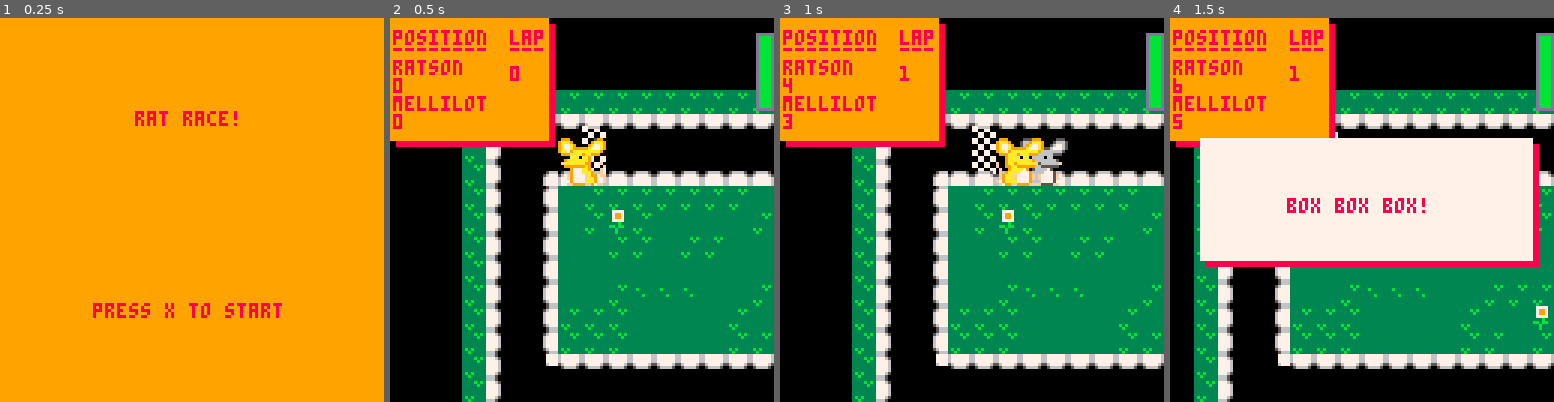
Above: before the commit, frames 1-4 (left to right).
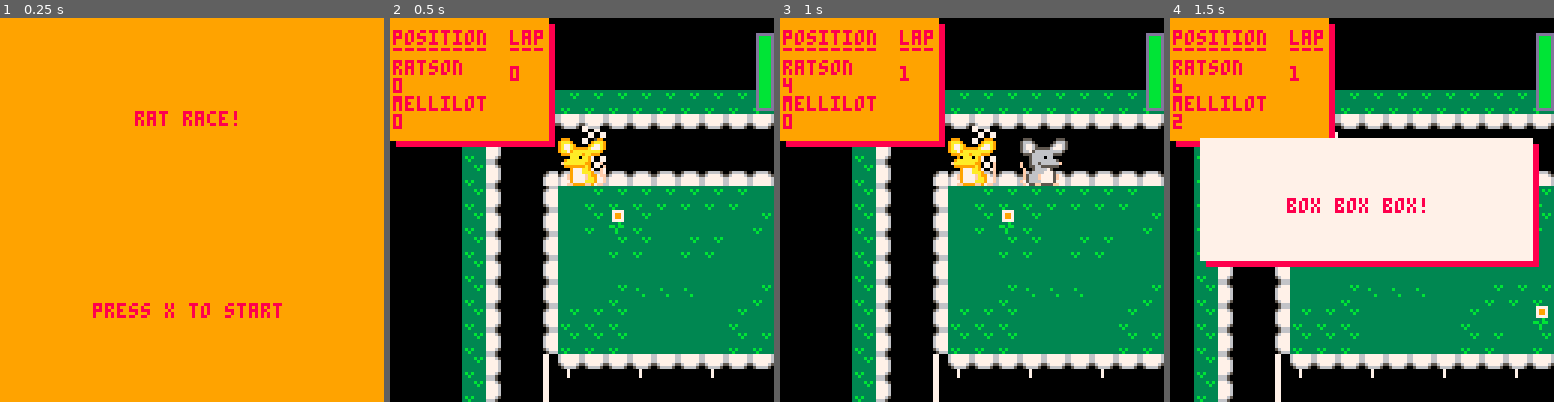
Above: after the commit, the same moments.

Repository: mmckendry/GrandPrixP8
Game: PICO-8 cartridge grandprix.p8
Two runs of this game, one before a commit and one after it. Both use one fixed random seed, a clock stepped at 60 frames per second and the inputs below.
Inputs:
- Up to frame 1 (0.25 s): no input
- Up to frame 2 (0.5 s): tap X (X key) at 0.33 s
- Up to frame 3 (1 s): tap O (Z key) at 0.7 s
- Up to frame 4 (1.5 s): tap X (X key) at 1.07 s

Frame 1 is identical in both runs. In frame 2, 0.3% of the frame differs, in the area x 39-85%, y 87-100%; in frame 3, 2.4%, in the area x 0-85%, y 25-100%; in frame 4, 0.3%.

Commit message:
add configurable speed for entities

Diff:
--- a/grandprix.p8
+++ b/grandprix.p8
@@ -43,8 +43,8 @@
       end
     end
 
-    calculate_player_speed(0.2, pathfinding, player, p)
-    calculate_opponent_speed(0.21, pathfinding, opponent, o)
+    calculate_player_speed(0.20, pathfinding, player, p)
+    calculate_opponent_speed(0.90, pathfinding, opponent, o)
 
     end
    end
@@ -56,19 +56,6 @@
 
 
   local nx,ny=player[2]["cx"],player[2]["cy"]
-  -- if btn (⬅️) then
-  --   nx-=1
-  --   p.d=0
-  -- elseif btn(➡️) then
-  --   nx+=1
-  --   p.d=1
-  -- elseif btn(⬆️) then
-  --   ny-=1
-  --   p.d=2
-  -- elseif btn(⬇️) then
-  --   ny+=1
-  --   p.d=3
-  -- end
 
   if (nx!=player[2]["cx"] or ny!=player[2]["cy"]) then
     if (can_move(nx,ny)) then
@@ -199,7 +186,7 @@
 
 --pathfinding for the player
 function pathfinding(car,direction)
-printh("Pathfinding: " ..car["name"], "picolog.txt", false, true)
+-- printh("Pathfinding: " ..car["name"], "picolog.txt", false, true)
 
 
  local up={}
@@ -254,6 +241,22 @@
 
  local lx,ly=car[1]["lx"],car[1]["ly"]
  local cx,cy=car[2]["cx"],car[2]["cy"]
+
+ local map_sprite=mget(cx,cy)
+ flag=fget(map_sprite)
+
+ printh("FLAG: " ..flag, "picolog.txt", false, true)
+ if(flag == 8) then
+  printh("Triggered: " ..flag, "picolog.txt", false, true)
+  if(is_pitstop == true) then
+    printh("Is Pitstop", "picolog.txt", false, true)
+    is_pitstop=false
+    scene=0
+    make_entities()
+    camera()
+  end
+end
+
  set_direction(lx,ly,cx,cy,direction)
  sortleaderboard(leaderboard)
 
@@ -760,8 +763,12 @@
 
 
 
+…(4 lines of a section not shown)…
 __gff__
-0000020101010201010001040000000004010101010101010108000000000000010101010101010101010301030000000101010101010101000102010200000000000000000000000000000000000000000000000000000000000000000000000000000000000000000000000000000000000000000000000000000000000000
+0000030101010201010001040000000004010101010101010108000000000000010101010101010101010301030000000101010101010101000102010200000000000000000000000000000000000000000000000000000000000000000000000000000000000000000000000000000000000000000000000000000000000000
 0000000000000000000000000000000000000000000000000000000000000000000000000000000000000000000000000000000000000000000000000000000000000000000000000000000000000000000000000000000000000000000000000000000000000000000000000000000000000000000000000000000000000000
 __map__
 0000000000000000000000000000000000000000000000000000000000000000000000000000000000000000000000000000000000000000000000000000000000000000000000000000000000000000000000000000000000000000000000000000000000000000000000000000000000000000000000000000000000000000
@@ -778,9 +785,18 @@
 000000383000312929383a3a3a29293838383829383830003138000000000000000000000000000000000000000000000000000000000000000000000000000000000000000000000000000000000000000000000000000000000000000000000000000000000000000000000000000000000000000000000000000000000000
 0000003830003138383829292929382929393829292930003138000000000000000000000000000000000000000000000000000000000000000000000000000000000000000000000000000000000000000000000000000000000000000000000000000000000000000000000000000000000000000000000000000000000000
 0000003830003138383829292929383829383838293830003138000000000000000000000000000000000000000000000000000000000000000000000000000000000000000000000000000000000000000000000000000000000000000000000000000000000000000000000000000000000000000000000000000000000000
-0000003830000703030303030303030303030303030312003138000000000000000000000000000000000000000000000000000000000000000000000000000000000000000000000000000000000000000000000000000000000000000000000000000000000000000000000000000000000000000000000000000000000000
-000000383000000000000000001a000000000000000000003538000000000000000000000000000000000000000000000000000000000000000000000000000000000000000000000000000000000000000000000000000000000000000000000000000000000000000000000000000000000000000000000000000000000000
-0000003837131713131313131313131313131313131313353838000000000000000000000000000000000000000000000000000000000000000000000000000000000000000000000000000000000000000000000000000000000000000000000000000000000000000000000000000000000000000000000000000000000000
-0000003838383838383838383838383838383838383838383838000000000000000000000000000000000000000000000000000000000000000000000000000000000000000000000000000000000000000000000000000000000000000000000000000000000000000000000000000000000000000000000000000000000000
-
-
+0000003830001702030302030302030302030302030317003138000000000000000000000000000000000000000000000000000000000000000000000000000000000000000000000000000000000000000000000000000000000000000000000000000000000000000000000000000000000000000000000000000000000000
+0000003830001700000000000000000000000000000017193138000000000000000000000000000000000000000000000000000000000000000000000000000000000000000000000000000000000000000000000000000000000000000000000000000000000000000000000000000000000000000000000000000000000000
+0000003830001713131313131313131313131313131317003138000000000000000000000000000000000000000000000000000000000000000000000000000000000000000000000000000000000000000000000000000000000000000000000000000000000000000000000000000000000000000000000000000000000000
+0000003830003138383838383838383838383838383830003138000000000000000000000000000000000000000000000000000000000000000000000000000000000000000000000000000000000000000000000000000000000000000000000000000000000000000000000000000000000000000000000000000000000000
+0000002937000036292929292929292929292929293400003529000000000000000000000000000000000000000000000000000000000000000000000000000000000000000000000000000000000000000000000000000000000000000000000000000000000000000000000000000000000000000000000000000000000000
+0000002929370000030303030303030303030303030000352929000000000000000000000000000000000000000000000000000000000000000000000000000000000000000000000000000000000000000000000000000000000000000000000000000000000000000000000000000000000000000000000000000000000000
+0000002929293700000000000000000000000000000035292929000000000000000000000000000000000000000000000000000000000000000000000000000000000000000000000000000000000000000000000000000000000000000000000000000000000000000000000000000000000000000000000000000000000000
+0000002929292937131313131313131313131313133529292929000000000000000000000000000000000000000000000000000000000000000000000000000000000000000000000000000000000000000000000000000000000000000000000000000000000000000000000000000000000000000000000000000000000000
+0000002929292929292929292929292929292929292929292929000000000000000000000000000000000000000000000000000000000000000000000000000000000000000000000000000000000000000000000000000000000000000000000000000000000000000000000000000000000000000000000000000000000000
+0000002929292929292929292929292929292929292929292929000000000000000000000000000000000000000000000000000000000000000000000000000000000000000000000000000000000000000000000000000000000000000000000000000000000000000000000000000000000000000000000000000000000000
+0000002929292929292929292929292929292929292929292929000000000000000000000000000000000000000000000000000000000000000000000000000000000000000000000000000000000000000000000000000000000000000000000000000000000000000000000000000000000000000000000000000000000000
+0000002929292929292929292929292929292929292929292929000000000000000000000000000000000000000000000000000000000000000000000000000000000000000000000000000000000000000000000000000000000000000000000000000000000000000000000000000000000000000000000000000000000000
+0000002929292929292929292929292929292929292929292929000000000000000000000000000000000000000000000000000000000000000000000000000000000000000000000000000000000000000000000000000000000000000000000000000000000000000000000000000000000000000000000000000000000000
+
+
Not shown, changed: 24 lines of the sprite sheet (__gfx__) section of grandprix.p8
